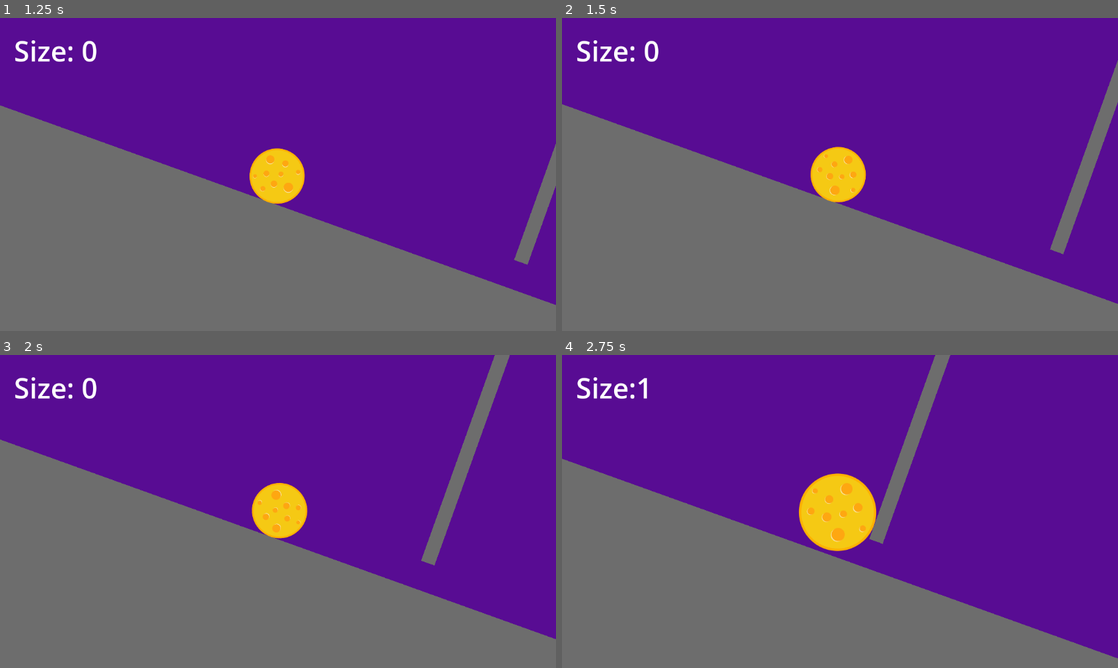
Above: before the commit, frames 1-4 (two rows, left to right).
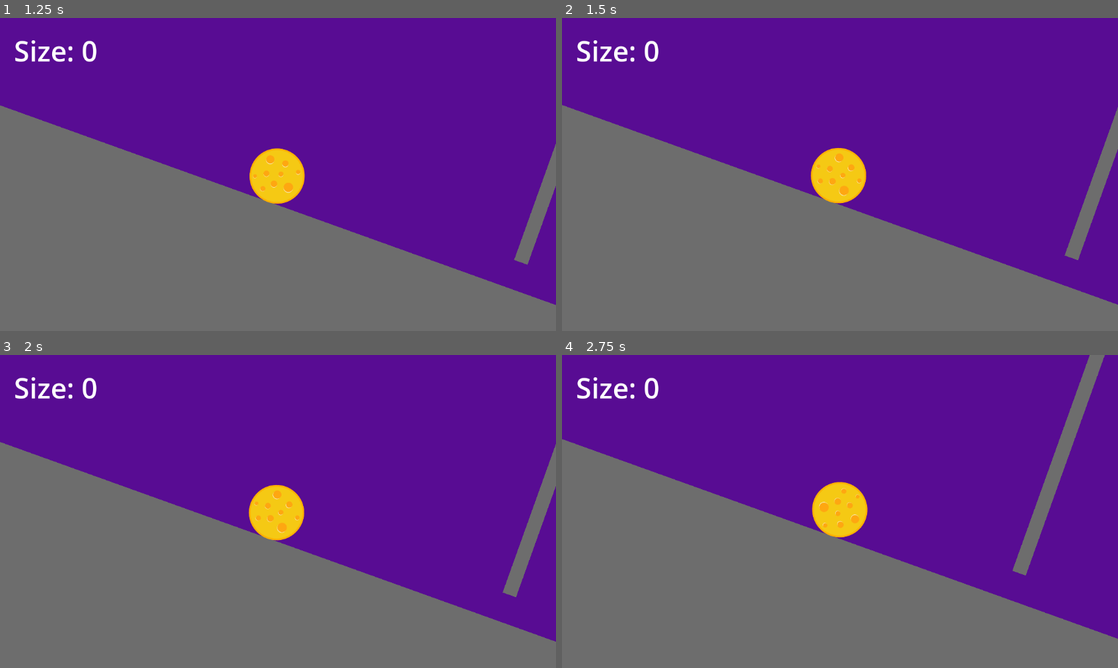
Above: after the commit, the same moments.

Repository: Firoty1/Rolling-Scales
Game: Godot game, scene res://scenes/start_menu.tscn
The game is run twice, just before and just after one commit, with the same random seed, the same clock (stepped at 60 frames per second) and the same inputs.
Inputs:
- Up to frame 1 (1.25 s): click "Start Game" at 0.5 s
- Up to frame 2 (1.5 s): tap Enter at 1.25 s; tap P at 1.35 s
- Up to frame 3 (2 s): no input
- Up to frame 4 (2.75 s): tap Up (grow) at 2.1 s; tap P at 2.3 s

Frame 1 is identical in both runs. In frame 2, 3.4% of the frame differs, in the area x 0-100%, y 13-92%; in frame 3, 4.4%; in frame 4, 12%, in the area x 0-100%, y 0-97%.

Commit message:
Rename level tracker to Game Manager and add pause

Diff:
--- /dev/null
+++ b/autoloads/GameManger.tscn
@@ -0,0 +1,36 @@
+[gd_scene load_steps=2 format=3 uid="uid://clwkysei22nck"]
+
+[sub_resource type="GDScript" id="GDScript_kt85d"]
+script/source = "extends Node
+
+var Level1 = \"res://scenes/level_1.tscn\"
+var Level2 = \"res://scenes/level_2.tscn\"
+var gameOverScreen = \"res://scenes/game_over_screen.tscn\"
+
+var CurrentLevel = 0
+var list = [Level1, Level2]
+
+var isPaused = false
+
+func NextLevel():
+	print(\"aib iabf iab fab fia b bn\")
+	CurrentLevel = CurrentLevel + 1
+	print(CurrentLevel)
+	if CurrentLevel > list.size() - 1:
+		AudioControl.GameWinSound()
+		CurrentLevel = 0
+		get_tree().change_scene_to_file(gameOverScreen)
+	else :
+		AudioControl.WinSound()
+		get_tree().change_scene_to_file(list[CurrentLevel])
+
+func _input(event):
+	if event is InputEventKey and event.pressed:
+		if event.keycode == KEY_P:
+			isPaused = !isPaused
+			get_tree().paused = isPaused
+"
+
+[node name="LevelTracker" type="Node"]
+process_mode = 3
+script = SubResource("GDScript_kt85d")
--- a/project.godot
+++ b/project.godot
@@ -18,7 +18,7 @@
 [autoload]
 
 AudioControl="*res://autoloads/AudioControl.tscn"
-LevelTracker="*res://autoloads/level_tracker.tscn"
+LevelTracker="*res://autoloads/GameManger.tscn"
 
 [display]
 
Not shown: 1 places in scenes/level_1.tscn that only renumber resources
Not shown, changed: .gitignore
